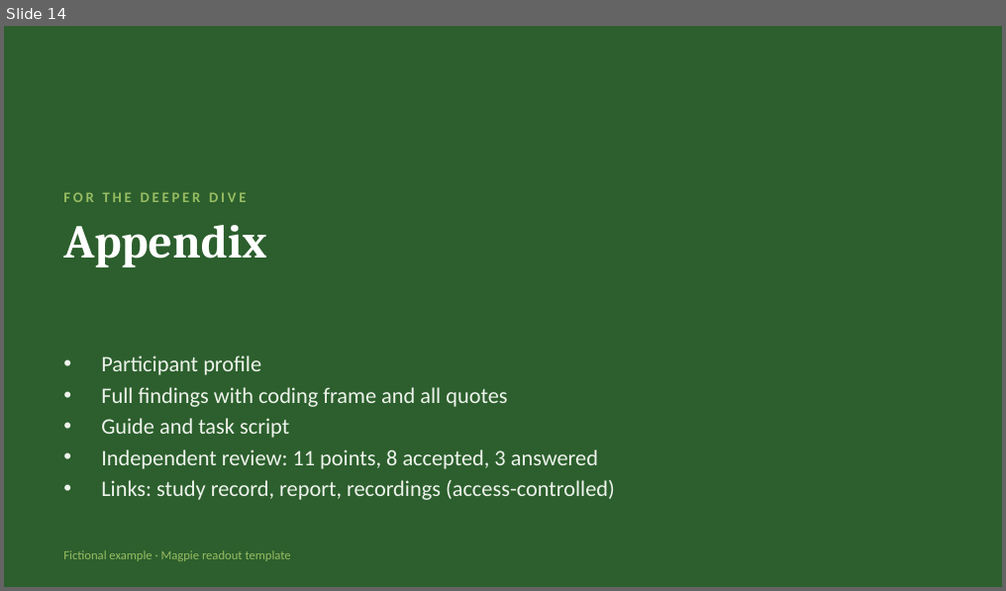
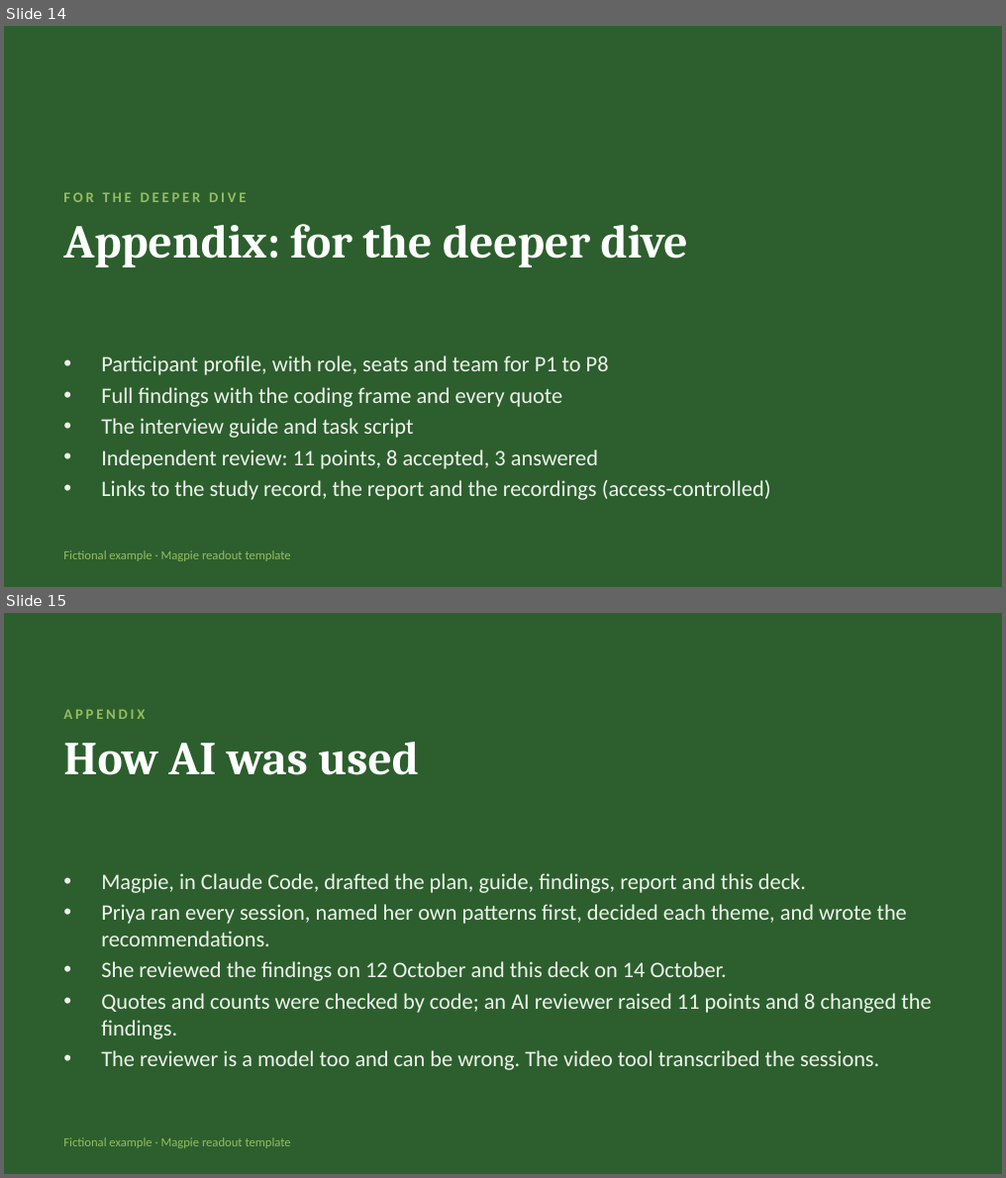
Before and after one commit to kirstenhosic/user-research-assistant, a slide deck: docs/examples/example-readout.pptx. Shown one above the other, each under a label of ours: slide 14 before the commit, slides 14 and 15 after it. The pictures are 1006x591 and 1006x1178 pixels, drawn with LibreOffice and Linux fonts; fonts in the diff are those of the drawing. Boxes give left, top, right and bottom in pixels: in the first picture for what was removed or moved away, otherwise in the second. Text is boxed around its words. In the diff, an @@ line names an element or a change of style, - is before the commit and + after.

```diff
--- a/docs/examples/example-readout.pptx
+++ b/docs/examples/example-readout.pptx
@@ slide 15 added at bbox=[4, 613, 1002, 1174], background #2C5F2D; not listed: 1 template element that a slide beside it also shows @@
@@ text added at bbox=[63, 709, 145, 719], 10.5 pt, text #97BC62, bold @@
+APPENDIX
@@ title added at bbox=[63, 742, 419, 775], 34 pt, text #FFFFFF, bold @@
+How AI was used
@@ text added at bbox=[101, 873, 931, 1070], 16 pt, text #EEF3EC @@
+• Magpie, in Claude Code, drafted the plan, guide, findings, report and this deck.
+• Priya ran every session, named her own patterns first, decided each theme, and wrote the recommendations.
+• She reviewed the findings on 12 October and this deck on 14 October.
+• Quotes and counts were checked by code; an AI reviewer raised 11 points and 8 changed the findings.
+• The reviewer is a model too and can be wrong. The video tool transcribed the sessions.
@@ slide 14 changed as well @@
@@ title at bbox=[63, 224, 688, 268]: text changed @@
-Appendix
+Appendix: for the deeper dive
@@ text at bbox=[101, 356, 609, 438]: text changed @@
-• Participant profile
-• Full findings with coding frame and all quotes
-• Guide and task script
+• Participant profile, with role, seats and team for P1 to P8
+• Full findings with the coding frame and every quote
+• The interview guide and task script
@@ text at bbox=[101, 480, 771, 500]: text changed @@
-• Links: study record, report, recordings (access-controlled)
+• Links to the study record, the report and the recordings (access-controlled)
```
Also in this commit, not shown: 13 other slides changed, 7 other files.
